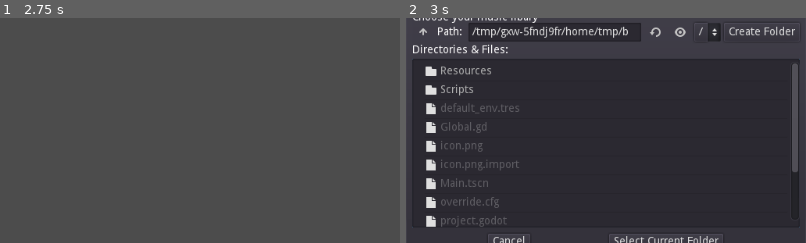
Above: before the commit, frames 1-2 (left to right).
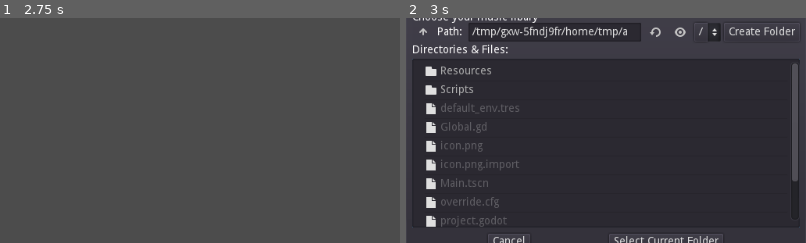
Above: after the commit, the same moments.

Repository: MoltenCoreDev/PixelMusicPlayer
Game: Godot game, scene res://Main.tscn
Two runs of this game, one before a commit and one after it. Both use one fixed random seed, a clock stepped at 60 frames per second and the inputs below.
Inputs:
- Up to frame 1 (2.75 s): click "File" at 0.5 s; click "File" at 1.25 s; click "File" at 2 s
- Up to frame 2 (3 s): click "reload (change)" at 2.75 s
The pictures show only the part of the screen within x 25-75%, y 23-73%; the shares and areas given below are measured in that part.

Frame 1 is identical in both runs. In frame 2, less than 0.1% of the frame differs, in the area x 54-98%, y 3-73%.

Commit message:
some markdown

Diff:
--- a/Main.tscn
+++ b/Main.tscn
@@ -12,6 +12,9 @@
 anchor_bottom = 0.053
 margin_bottom = 0.199999
 script = ExtResource( 1 )
+__meta__ = {
+"_edit_group_": true
+}
 
 [node name="Container" type="HBoxContainer" parent="TopBar"]
 anchor_right = 1.0
Not shown, removed: roadmap.txt
Not shown, changed: README.md
Not shown, added: roadmap.md
